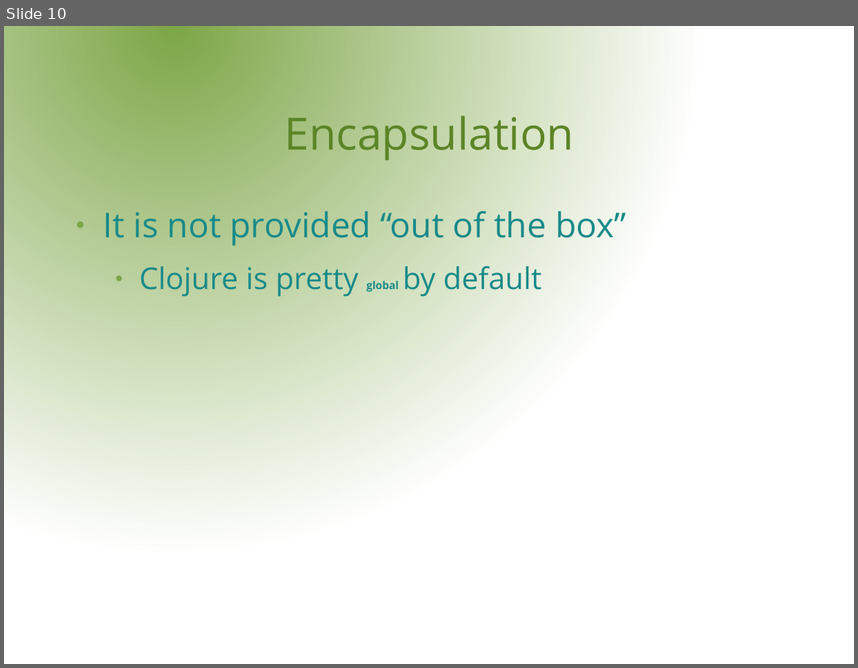
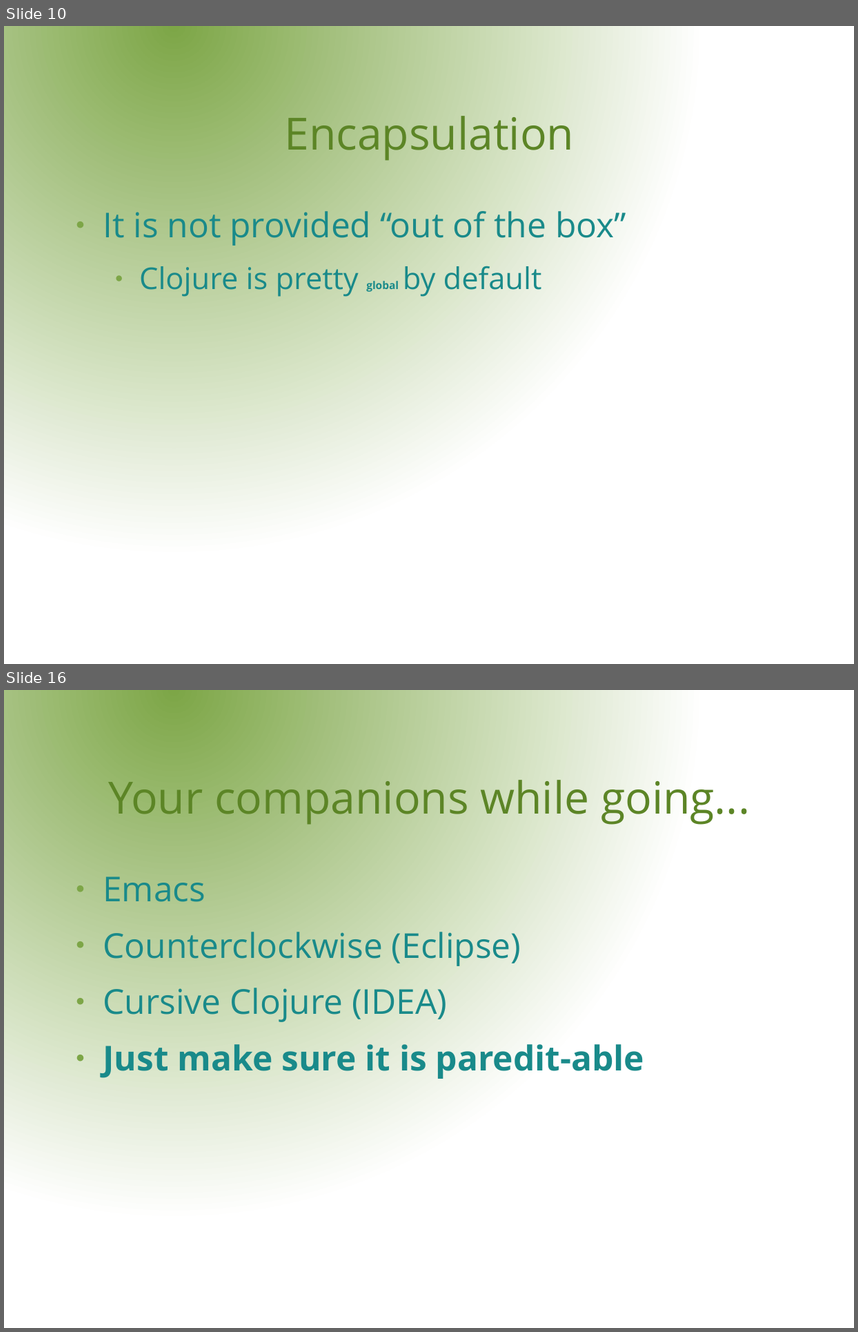
Before and after one commit to rssole/voxxed, a slide deck: resources/presentation/VoxxedDays.odp. Shown one above the other, each under a label of ours: slide 10 before the commit, slides 10 and 16 after it; the slides between them are not shown. The pictures are 858x668 and 858x1332 pixels, drawn with LibreOffice and Linux fonts; fonts in the diff are those of the drawing; background and template pictures are left out. Boxes give left, top, right and bottom in pixels: in the first picture for what was removed or moved away, otherwise in the second. Text is boxed around its words. In the diff, an @@ line names an element or a change of style, - is before the commit and + after.

```diff
--- a/resources/presentation/VoxxedDays.odp
+++ b/resources/presentation/VoxxedDays.odp
@@ slide 16 added at (x1=4, y1=690, x2=854, y2=1328), background gradient #7DA647 to #FFFFFF @@
@@ title added at (x1=108, y1=772, x2=750, y2=825), 41.4 pt, text #5C8526 @@
+Your companions while going...
@@ text added at (x1=103, y1=876, x2=644, y2=1078), 32 pt, text #198A8A @@
+● Emacs
+● Counterclockwise (Eclipse)
+● Cursive Clojure (IDEA)
+● Just make sure it is paredit-able
```
Also in this commit, not shown: 1 slide changed, 5 other slides added, 1 other file.
